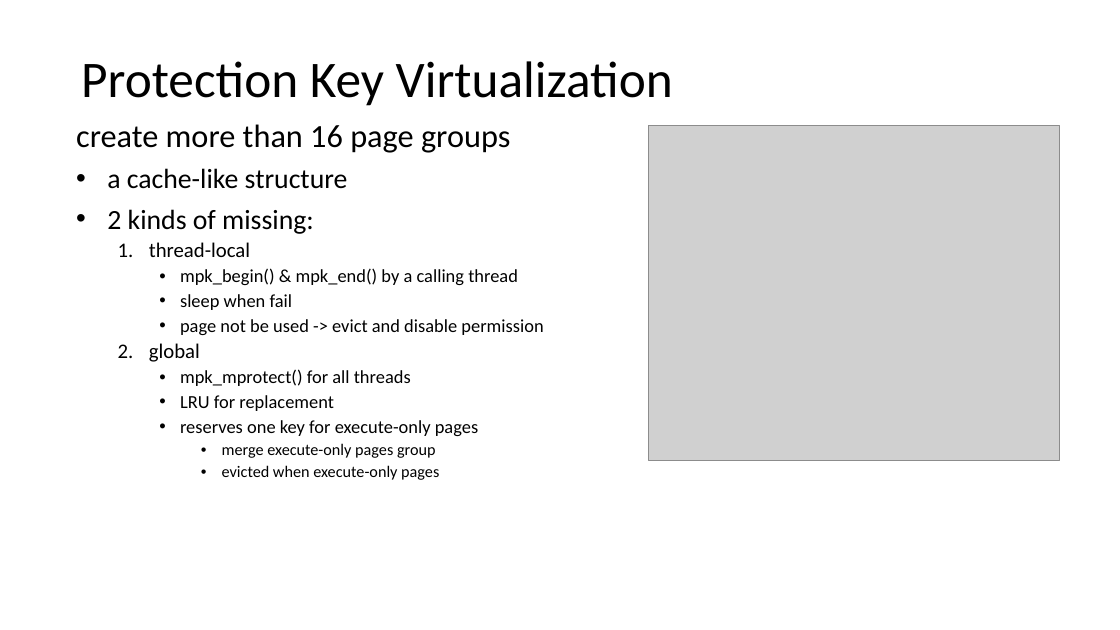
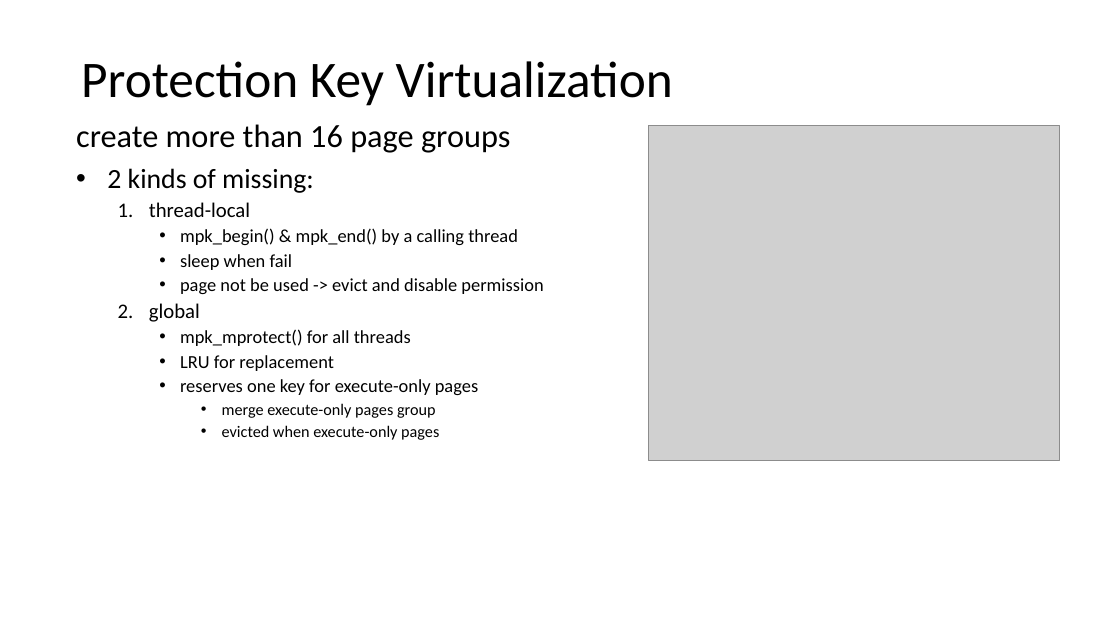
Before and after one commit to LiGaOg/libpmp, a slide deck: slide 15 of proposal.pptx. Drawn at 1120x630 pixels with LibreOffice and Linux fonts; fonts in the diff are those of the drawing; grey boxes stand for pictures. Boxes give left, top, right and bottom in pixels: in the first picture for what was removed or moved away, otherwise in the second. Text is boxed around its words. In the diff, an @@ line names an element or a change of style, - is before the commit and + after.

Commit message:
update proposal ppt

```diff
--- a/proposal.pptx
+++ b/proposal.pptx
@@ text at bbox=[107, 168, 348, 189]: paragraph removed @@
-• a cache-like structure
```
